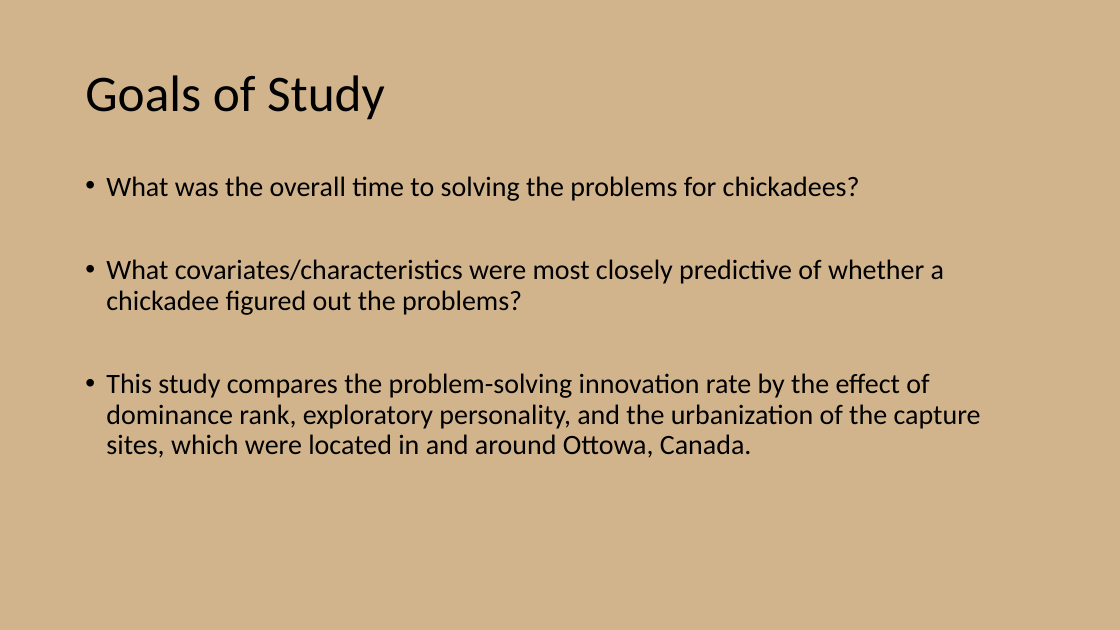
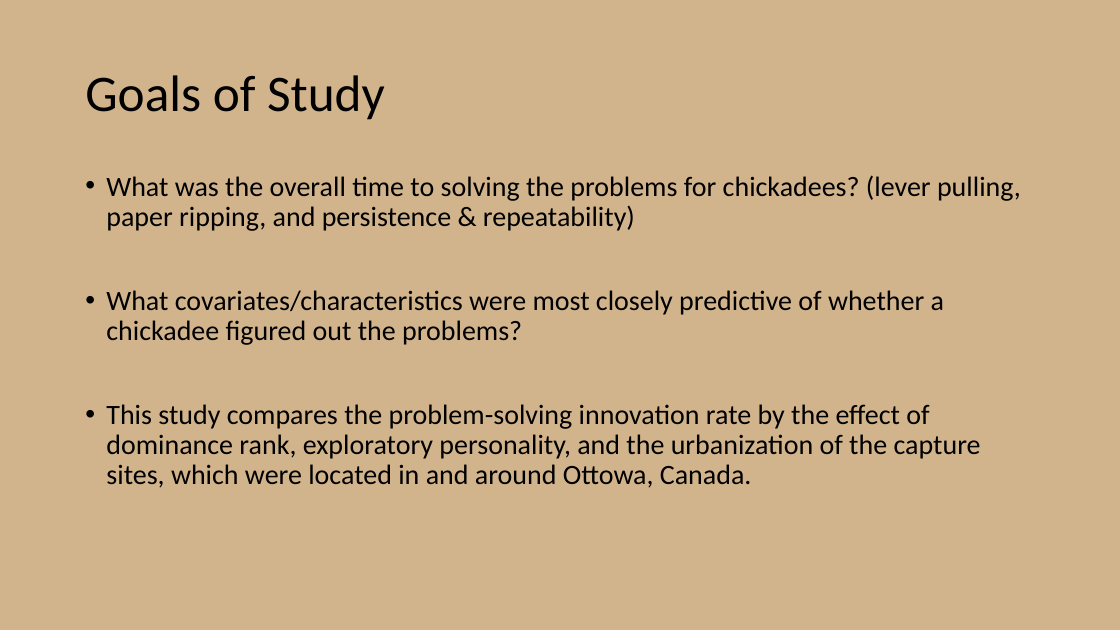
Before and after one commit to chanks06/chickadees, a slide deck: slide 4 of Presentation2.pptx. Drawn at 1120x630 pixels with LibreOffice and Linux fonts; fonts in the diff are those of the drawing. Boxes give left, top, right and bottom in pixels: in the first picture for what was removed or moved away, otherwise in the second. Text is boxed around its words. In the diff, an @@ line names an element or a change of style, - is before the commit and + after.

```diff
--- a/Presentation2.pptx
+++ b/Presentation2.pptx
@@ text at (106, 175, 1021, 231): text changed @@
-• What was the overall time to solving the problems for chickadees?
+• What was the overall time to solving the problems for chickadees? (lever pulling, paper ripping, and persistence & repeatability)
```
Also in this commit, not shown: 4 other slides changed, 21 slides added, 1 slide removed, 2 other files.
